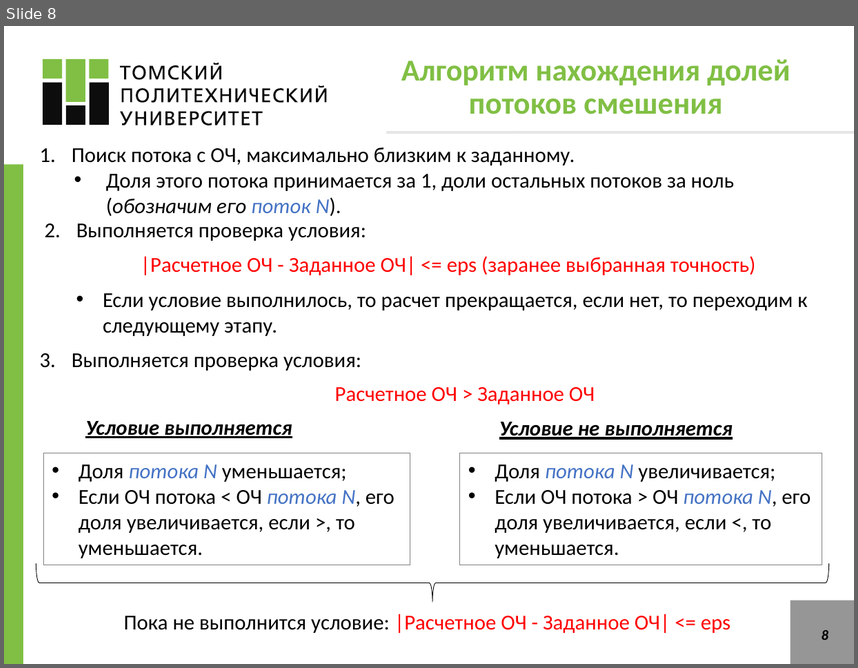
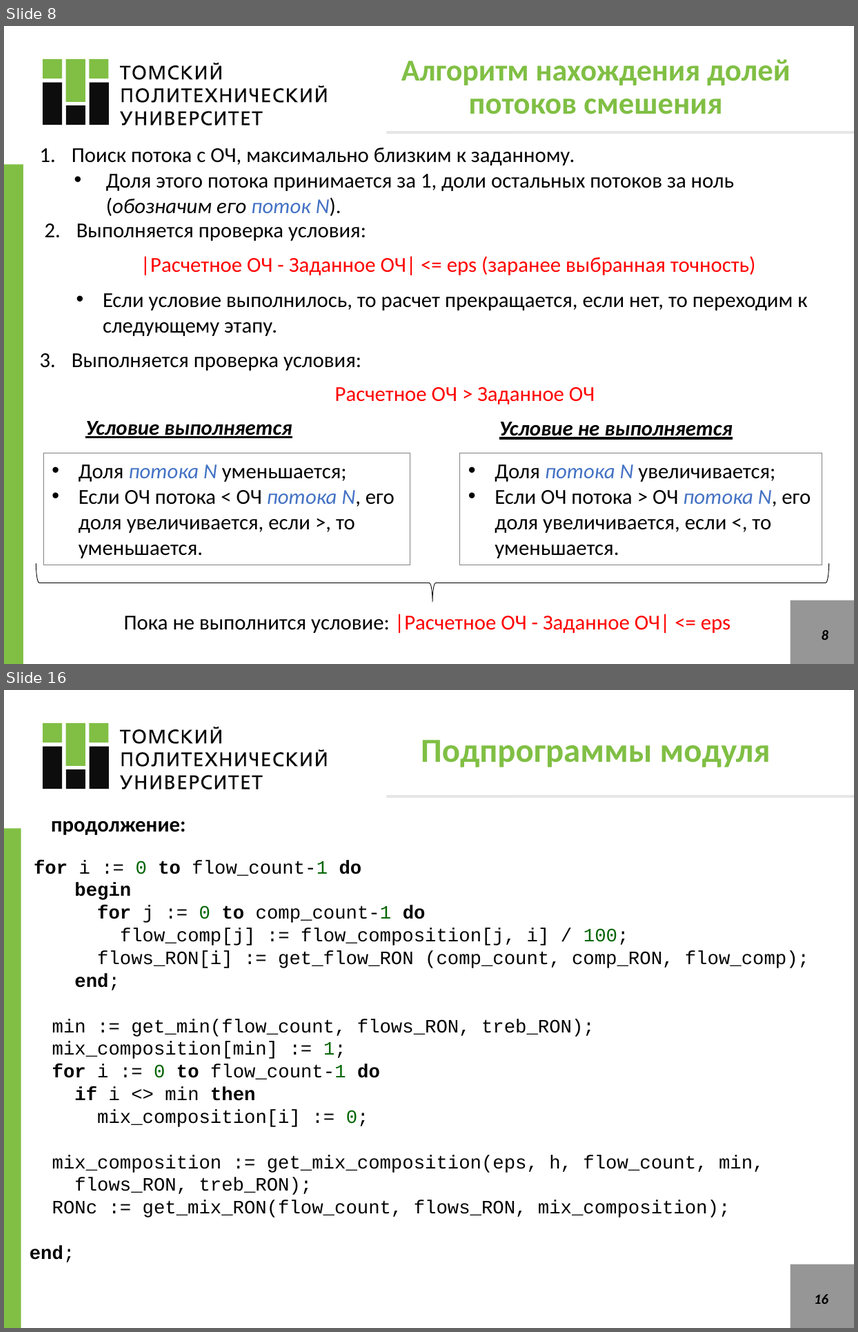
Before and after one commit to VChuzlov/SA, a slide deck: ЛБ1_blending/ЛБ_1.pptx. Shown one above the other, each under a label of ours: slide 8 before the commit, slides 8 and 16 after it; the slides between them are not shown. The pictures are 858x668 and 858x1332 pixels, drawn with LibreOffice and Linux fonts; fonts in the diff are those of the drawing. Boxes give left, top, right and bottom in pixels: in the first picture for what was removed or moved away, otherwise in the second. Text is boxed around its words. In the diff, an @@ line names an element or a change of style, - is before the commit and + after.

```diff
--- a/ЛБ1_blending/ЛБ_1.pptx
+++ b/ЛБ1_blending/ЛБ_1.pptx
@@ slide 16 added at [4, 690, 854, 1328], background #FFFFFF @@
@@ freeform shape added at [43, 723, 109, 766], fill #80BF44 @@
@@ freeform shape added at [120, 727, 326, 789], fill #0D0D0D @@
@@ freeform shape added at [43, 746, 110, 789], fill #0D0D0D @@
@@ title added at [421, 740, 771, 767], 28.6 pt, text #80BF44, bold @@
+Подпрограммы модуля
@@ line added from (386, 796) to (854, 796), #E7E6E6 2.25 pt @@
@@ rectangle added at [4, 829, 21, 1328], fill #80BF44 @@
@@ text added at [51, 820, 185, 835], 18 pt, text #000000, bold @@
+продолжение:
@@ text added at [30, 860, 809, 1262], 16 pt, text #000000 @@
+for i := 0 to flow_count-1 do
+begin
+for j := 0 to comp_count-1 do
+flow_comp[j] := flow_composition[j, i] / 100;
+flows_RON[i] := get_flow_RON (comp_count, comp_RON, flow_comp);
+end;
+min := get_min(flow_count, flows_RON, treb_RON);
+mix_composition[min] := 1;
+for i := 0 to flow_count-1 do
+if i <> min then
+mix_composition[i] := 0;
+mix_composition := get_mix_composition(eps, h, flow_count, min,
+flows_RON, treb_RON);
+RONc := get_mix_RON(flow_count, flows_RON, mix_composition);
+end;
@@ rectangle added at [791, 1264, 854, 1328], fill #969696 @@
@@ page number added at [814, 1294, 829, 1303], 12 pt, text #000000, bold, italic @@
+16
```
Also in this commit, not shown: 3 slides changed, 9 other slides added, 15 slides removed, 24 other files.
